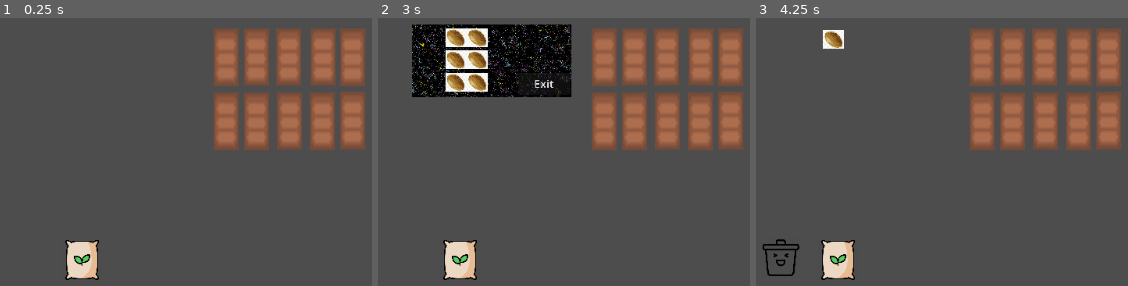
Above: before the commit, frames 1-3 (left to right).
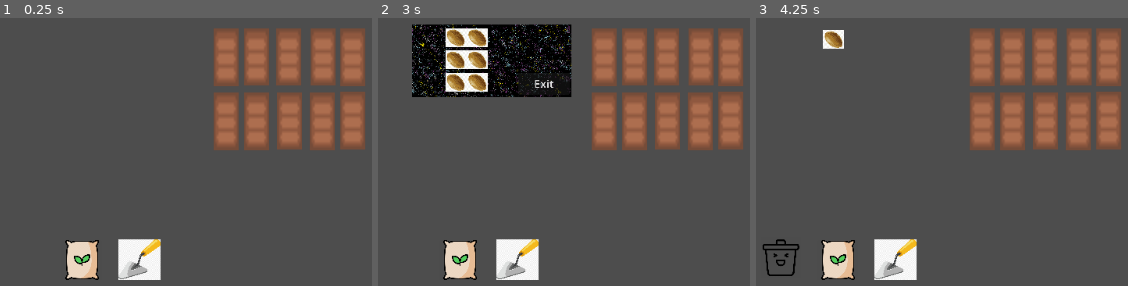
Above: after the commit, the same moments.

Repository: ArtGarci/AstroPonics
Game: Godot game, scene res://scenes/guiPlants.tscn
Two runs of this game, one before a commit and one after it. Both use one fixed random seed, a clock stepped at 60 frames per second and the inputs below. This scene is started directly instead of the project's main scene.
Inputs (mouse positions are in pixels of both pictures, inside the frame that each line leads up to):
- Up to frame 1 (0.25 s): no input
- Up to frame 2 (3 s): click (519, 259) at 0.52 s; click (519, 259) at 1.27 s; click (519, 259) at 2.02 s; click (459, 259) at 2.75 s
- Up to frame 3 (4.25 s): click (834, 39) at 3.5 s

The runs differ from the first frame. In frame 1, 1.7% of the frame differs, in the area x 31-44%, y 82-98%; in frame 2, 1.7%; in frame 3, 1.7%.

Commit message:
Adding Trowel
add trowel button to remove the plant if not wanted

Diff:
--- a/plantGUI/scenes/guiPlants.tscn
+++ b/plantGUI/scenes/guiPlants.tscn
@@ -8,6 +8,7 @@
 [ext_resource type="Texture2D" uid="uid://c8liqloj0ypja" path="res://images/seedtmppress.png" id="5_m4qwi"]
 [ext_resource type="PackedScene" uid="uid://cogrckninwxv6" path="res://scenes/trash_bin.tscn" id="7_21v35"]
 [ext_resource type="PackedScene" uid="uid://dst2oncus4vxp" path="res://scenes/pot_ui.tscn" id="8_htlee"]
+[ext_resource type="PackedScene" uid="uid://17hdd8xx6243" path="res://scenes/trowel.tscn" id="9_mkb6d"]
 
 [node name="GUI" type="MarginContainer"]
 anchors_preset = 7
@@ -166,6 +167,10 @@
 offset = Vector2(1000, 800)
 zoom = Vector2(0.25, 0.25)
 
+[node name="trowel" parent="." instance=ExtResource("9_mkb6d")]
+position = Vector2(543, 1375)
+scale = Vector2(0.3, 0.3)
+
 [connection signal="pressed" from="seedButton/buttonForMenu" to="." method="_on_button_for_menu_pressed"]
 [connection signal="gui_input" from="seedMenu/background/BoxContainer/leftButtonCont/topLeftCont/lettaceSeed" to="." method="_on_lettace_seed_gui_input"]
 [connection signal="gui_input" from="seedMenu/background/BoxContainer/leftButtonCont/leftCentCont/radishSeed" to="." method="_on_radish_seed_gui_input"]
--- /dev/null
+++ b/plantGUI/scenes/trowel.tscn
@@ -0,0 +1,21 @@
+[gd_scene load_steps=4 format=3 uid="uid://17hdd8xx6243"]
+
+[ext_resource type="Texture2D" uid="uid://3dgu2dovxwsu" path="res://images/trowel.jpg" id="1_wfqty"]
+[ext_resource type="Texture2D" uid="uid://cjdsla6trxx8n" path="res://images/trowelInvert.jpg" id="2_0alyj"]
+
+[sub_resource type="CircleShape2D" id="CircleShape2D_4n6lr"]
+radius = 425.042
+
+[node name="trowel" type="Node2D"]
+
+[node name="TextureButton" type="TextureButton" parent="."]
+offset_right = 40.0
+offset_bottom = 40.0
+texture_normal = ExtResource("1_wfqty")
+texture_pressed = ExtResource("2_0alyj")
+
+[node name="Area2D" type="Area2D" parent="TextureButton"]
+
+[node name="CollisionShape2D" type="CollisionShape2D" parent="TextureButton/Area2D"]
+position = Vector2(438, 430)
+shape = SubResource("CircleShape2D_4n6lr")
Binary file added: plantGUI/images/trowel.jpg
Not shown, added: plantGUI/images/trowel.jpg.import
Binary file added: plantGUI/images/trowelInvert.jpg
Not shown, added: plantGUI/images/trowelInvert.jpg.import
Not shown: 1 places in plantGUI/scenes/guiPlants.tscn that only renumber resources
